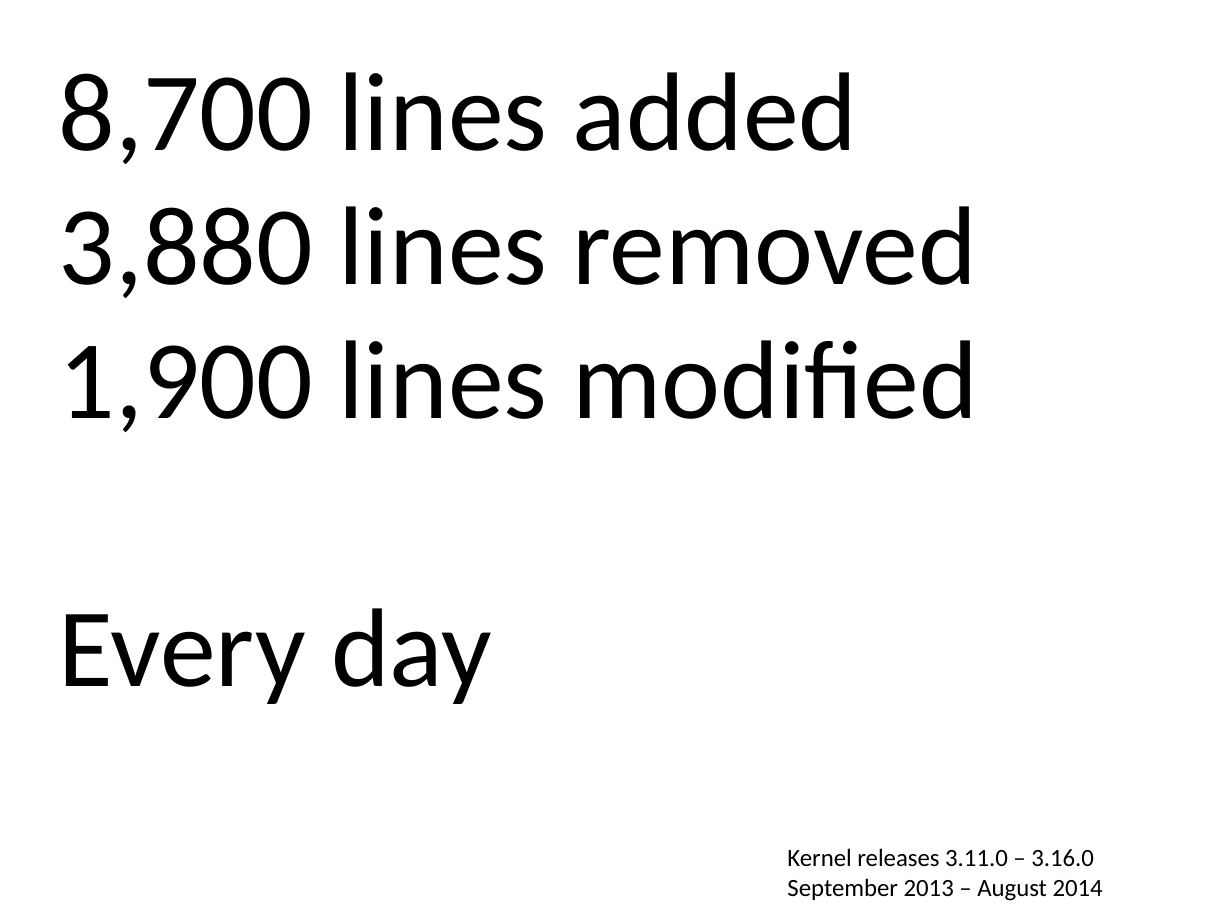
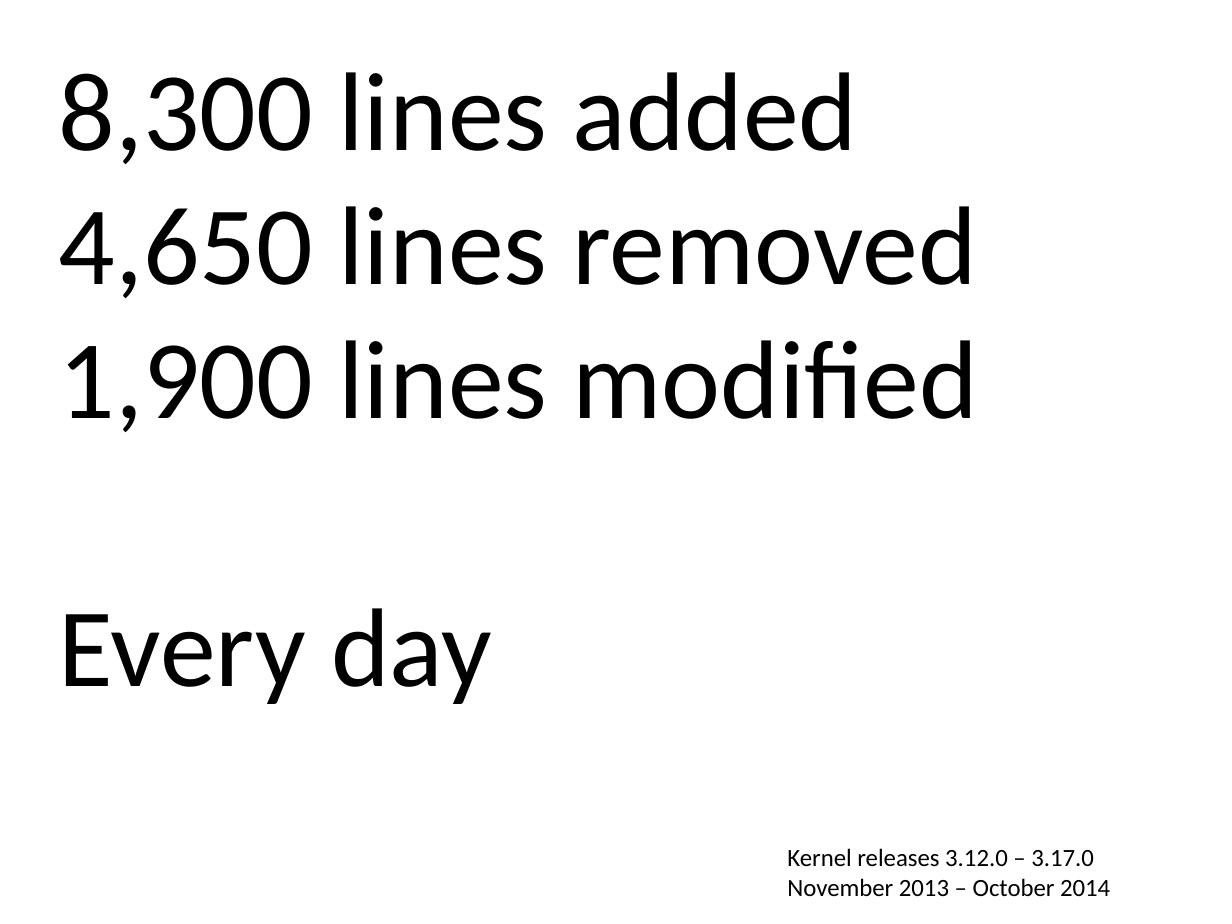
Before and after one commit to gregkh/kernel-development, a slide deck: slide 5 of kernel-development.odp. Drawn at 1232x924 pixels with LibreOffice and Linux fonts; fonts in the diff are those of the drawing. Boxes give left, top, right and bottom in pixels: in the first picture for what was removed or moved away, otherwise in the second. Text is boxed around its words. In the diff, an @@ line names an element or a change of style, - is before the commit and + after.

```diff
--- a/kernel-development.odp
+++ b/kernel-development.odp
@@ text at <box>59,72,977,298</box>: text changed @@
-8,700 lines added
-3,880 lines removed
+8,300 lines added
+4,650 lines removed
@@ text at <box>787,848,1110,896</box>: text changed @@
-Kernel releases 3.11.0 – 3.16.0
-September 2013 – August 2014
+Kernel releases 3.12.0 – 3.17.0
+November 2013 – October 2014
```
Also in this commit, not shown: 8 other slides changed, 1 other file.
